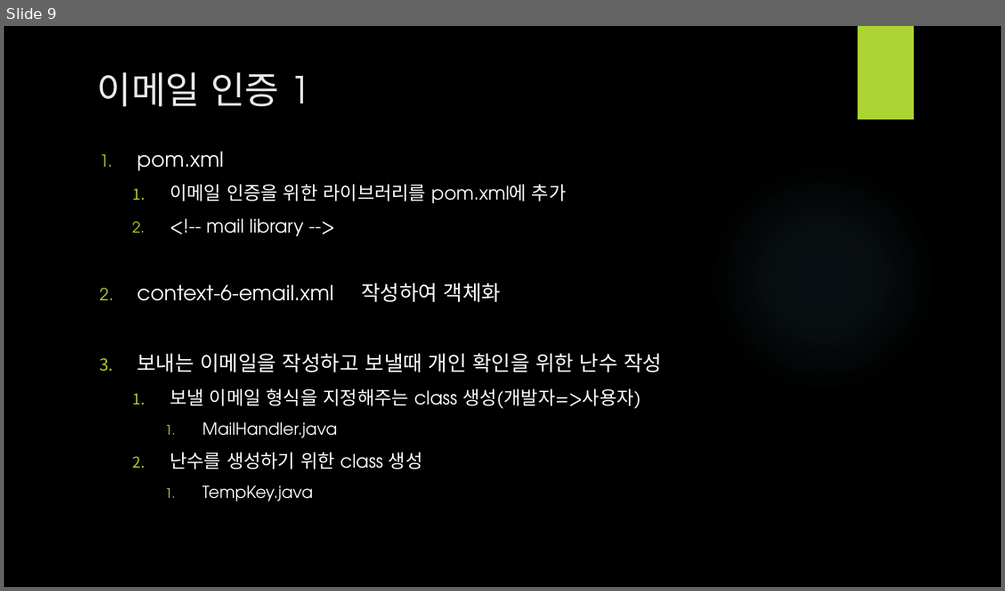
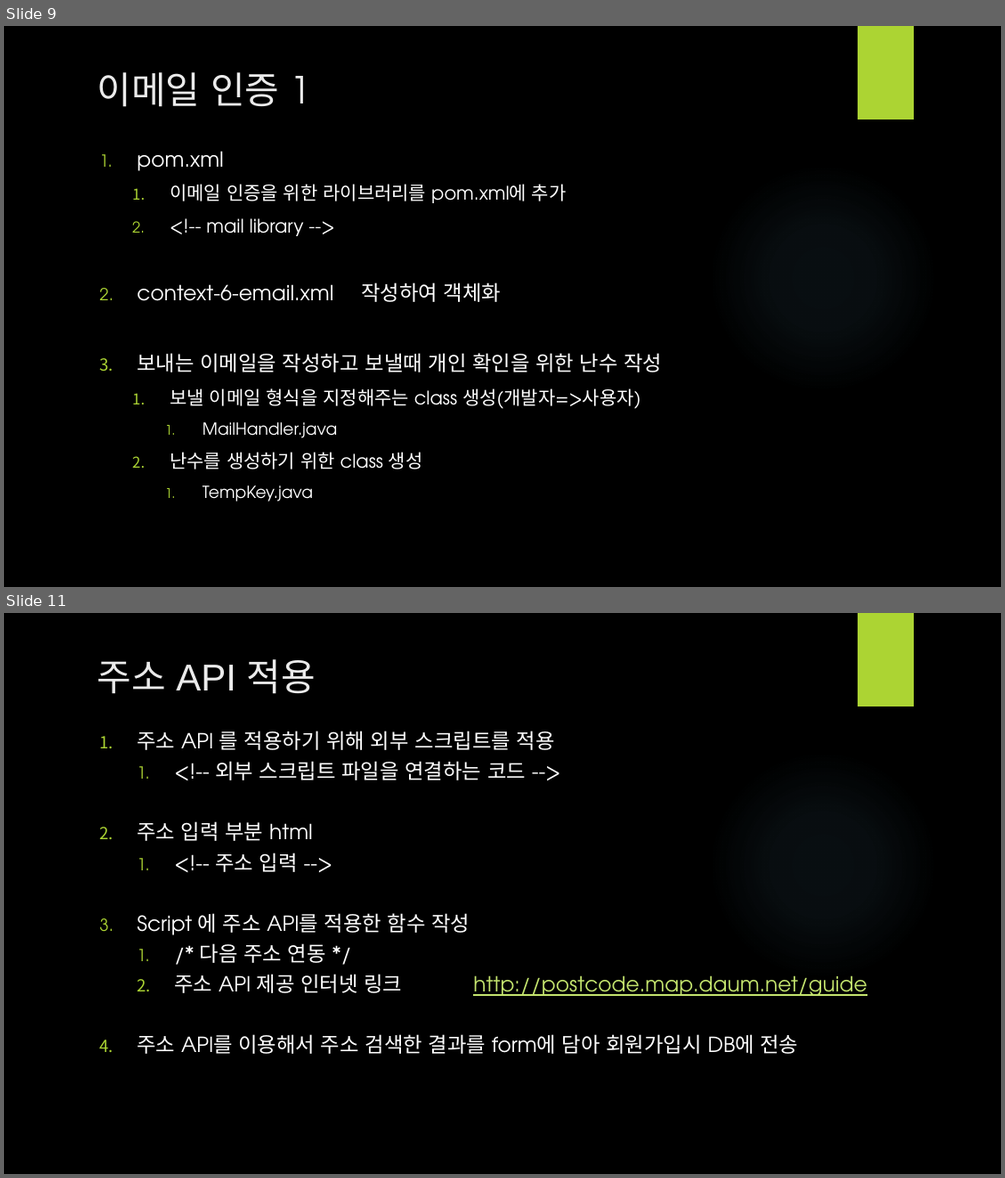
Before and after one commit to LDWon/1teamProject, a slide deck: 1조 실종자게시판_이동원.pptx. Shown one above the other, each under a label of ours: slide 9 before the commit, slides 9 and 11 after it; the slides between them are not shown. The pictures are 1005x591 and 1005x1178 pixels, drawn with LibreOffice and Linux fonts; fonts in the diff are those of the drawing; background and template pictures are left out. Boxes give left, top, right and bottom in pixels: in the first picture for what was removed or moved away, otherwise in the second. Text is boxed around its words. In the diff, an @@ line names an element or a change of style, - is before the commit and + after.

```diff
--- a/1조 실종자게시판_이동원.pptx
+++ b/1조 실종자게시판_이동원.pptx
@@ slide 11 added at (4,613,1001,1174), background picture (left out); not listed: 2 template elements that a slide beside it also shows @@
@@ title added at (97,659,316,694), 36 pt, text #EBEBEB @@
+주소 API 적용
@@ text added at (137,730,866,1054), 20 pt, text #FFFFFF @@
+1. 주소 API 를 적용하기 위해 외부 스크립트를 적용
+  1. <!-- 외부 스크립트 파일을 연결하는 코드 -->
+2. 주소 입력 부분 html
+  1. <!-- 주소 입력 -->
+3. Script 에 주소 API를 적용한 함수 작성
+  1. /* 다음 주소 연동 */
+  2. 주소 API 제공 인터넷 링크 http://postcode.map.daum.net/guide
+4. 주소 API를 이용해서 주소 검색한 결과를 form에 담아 회원가입시 DB에 전송
```
Also in this commit, not shown: 2 slides changed, 16 other slides added.
